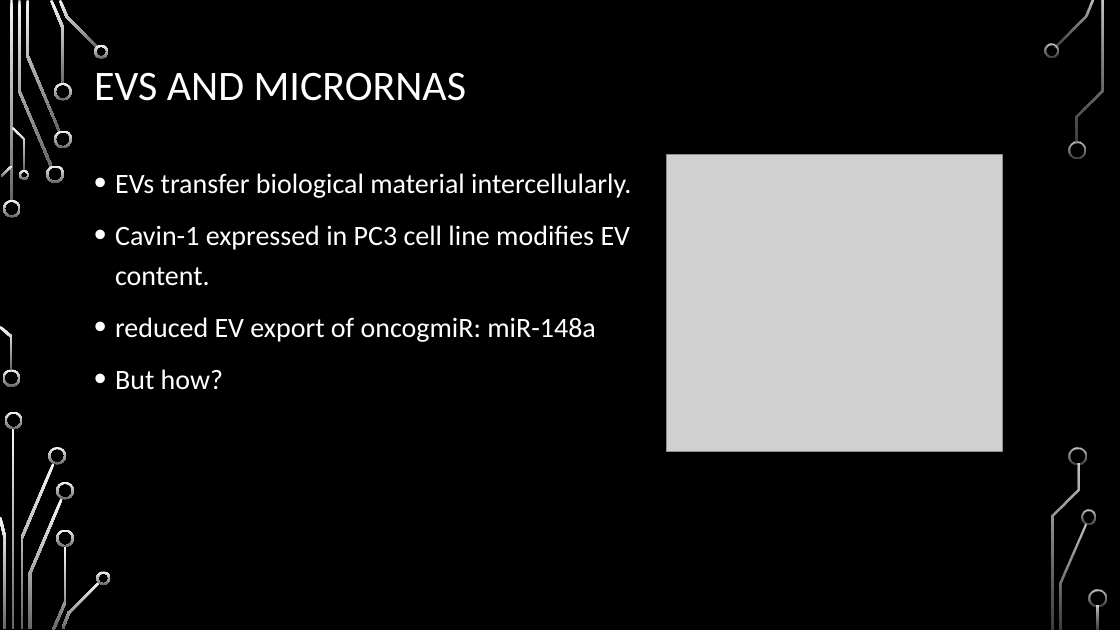
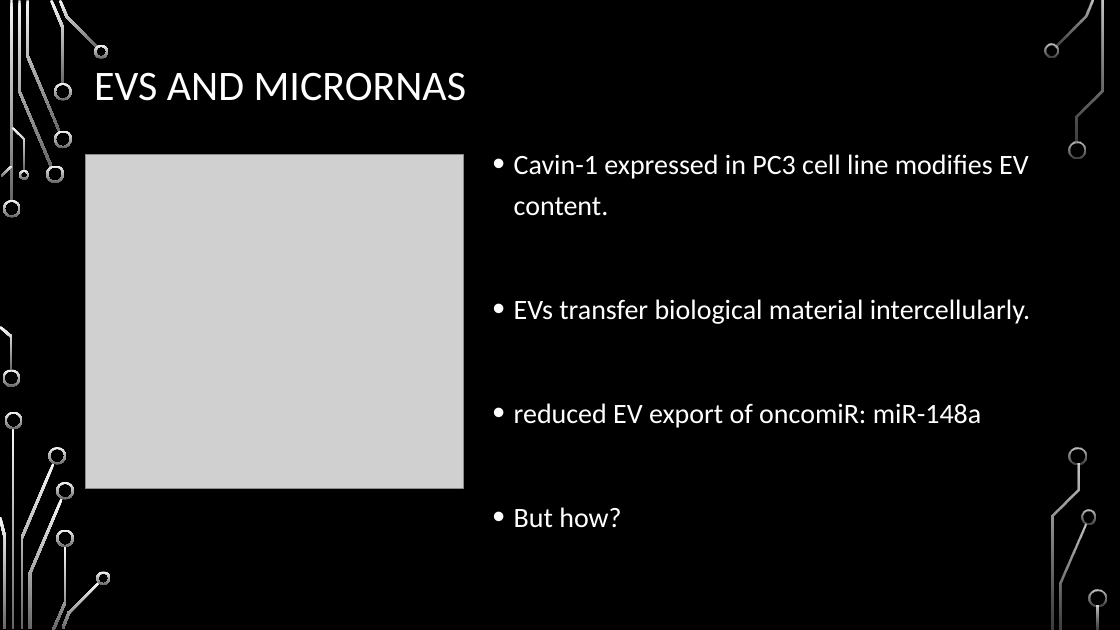
Before and after one commit to HarleyRobinson/Honours2, a slide deck: slide 4 of BackgroundInfo/MeetingSept.pptx. Drawn at 1120x630 pixels with LibreOffice and Linux fonts; fonts in the diff are those of the drawing; grey boxes stand for pictures; background and template pictures are left out. Boxes give left, top, right and bottom in pixels: in the first picture for what was removed or moved away, otherwise in the second. Text is boxed around its words. In the diff, an @@ line names an element or a change of style, - is before the commit and + after.

```diff
--- a/BackgroundInfo/MeetingSept.pptx
+++ b/BackgroundInfo/MeetingSept.pptx
@@ text "Cavin-1 expressed in PC3 cell ...": place and size @@
-text "Cavin-1 expressed in PC3 cell ..." at (115, 173, 631, 390)
+text "Cavin-1 expressed in PC3 cell ..." at (514, 154, 1030, 528)
@@ picture: place and size @@
-picture at (666, 155, 1002, 452)
+picture at (86, 155, 463, 489)
@@ text at (514, 154, 1029, 216): paragraph added @@
+• Cavin-1 expressed in PC3 cell line modifies EV content.
@@ text at (514, 403, 981, 428): text changed @@
-• Cavin-1 expressed in PC3 cell line modifies EV content.
-• reduced EV export of oncogmiR: miR-148a
+• reduced EV export of oncomiR: miR-148a
```
Also in this commit, not shown: 5 other slides changed, 2 slides added, 1 slide removed, 12 other files.
